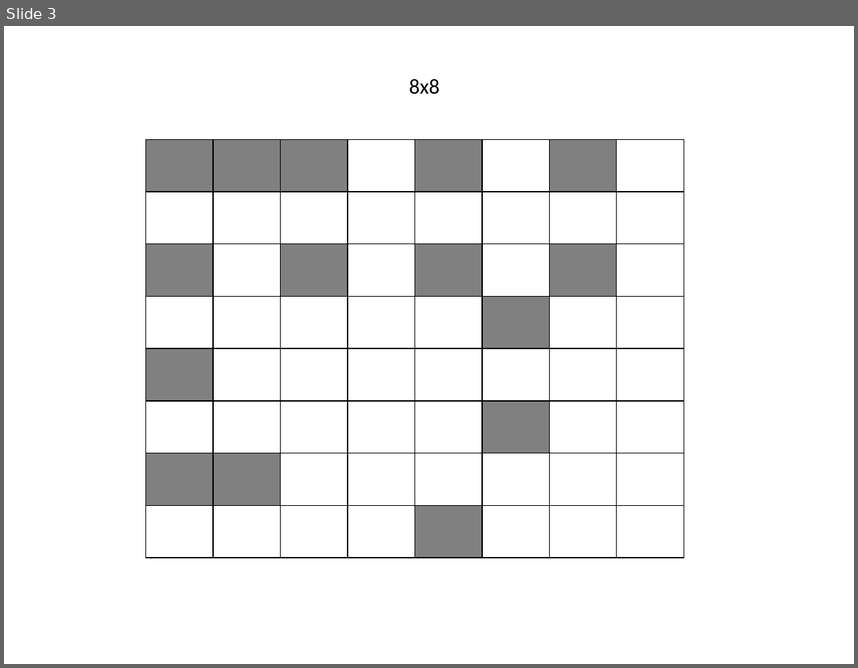
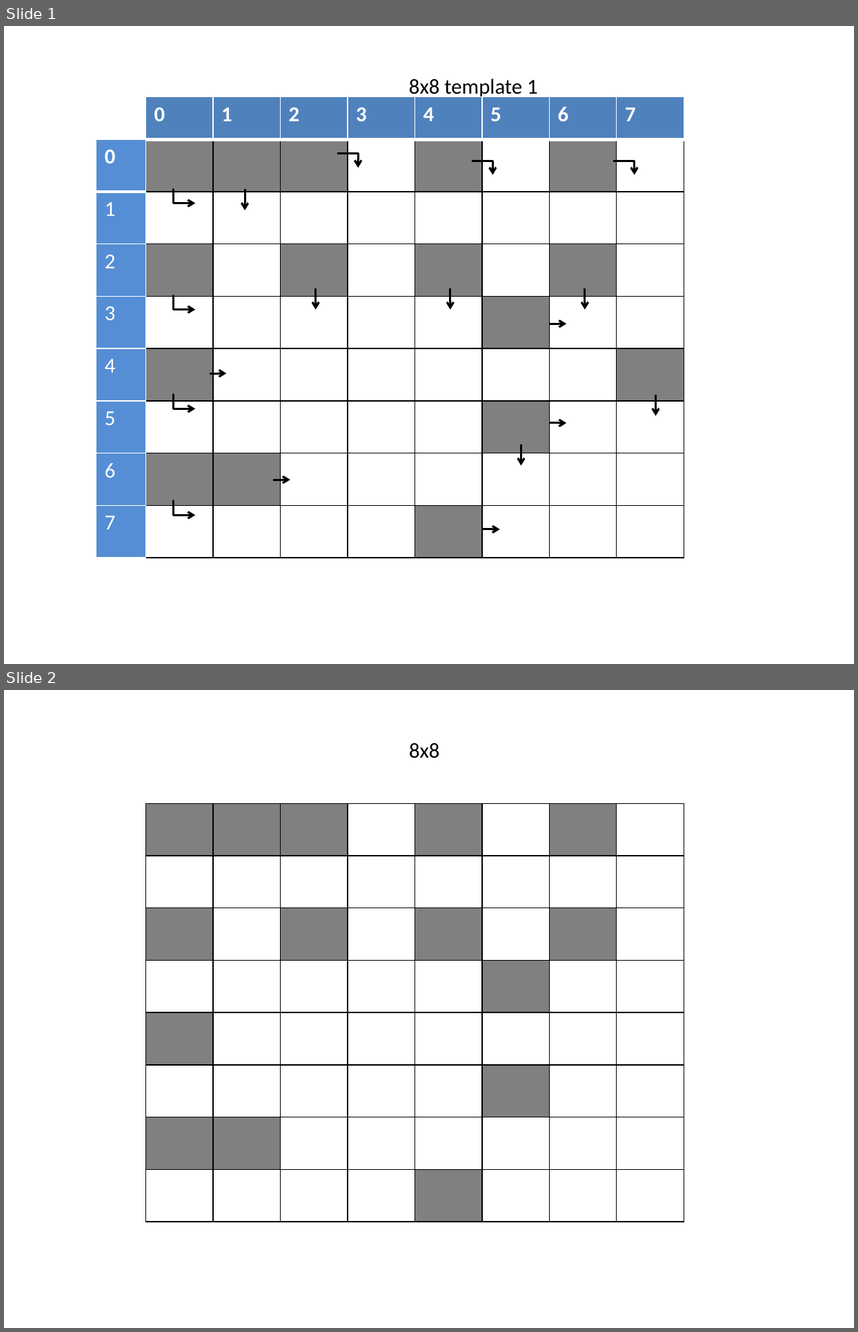
Before and after one commit to rommg/PuzzleCreator, a slide deck: templates/templates.pptx. Shown one above the other, each under a label of ours: slide 3 before the commit, slides 1 and 2 after it. The pictures are 858x668 and 858x1332 pixels, drawn with LibreOffice and Linux fonts; fonts in the diff are those of the drawing. Boxes give left, top, right and bottom in pixels: in the first picture for what was removed or moved away, otherwise in the second. Text is boxed around its words. In the diff, an @@ line names an element or a change of style, - is before the commit and + after.

Commit message:
New template for easy difficulty

```diff
--- a/templates/templates.pptx
+++ b/templates/templates.pptx
@@ slide 1 added at (4,26,854,664), background #FFFFFF @@
@@ text added at (409,78,538,99), 18 pt, text #000000 @@
+8x8 template 1
@@ table added at (146,96,683,139), 1 rows, 8 columns @@
+0 | 1 | 2 | 3 | 4 | 5 | 6 | 7
@@ table added at (96,139,145,557), 8 rows, 1 columns @@
+0
+1
+2
+3
+4
+5
+6
+7
@@ table added at (146,139,683,557), 8 rows, 8 columns @@
+ |  |  |  |  |  |  | 
+ |  |  |  |  |  |  | 
+ |  |  |  |  |  |  | 
+ |  |  |  |  |  |  | 
+ |  |  |  |  |  |  | 
+ |  |  |  |  |  |  | 
+ |  |  |  |  |  |  | 
+ |  |  |  |  |  |  | 
@@ elbow arrow added from (337, 154) to (359, 168), #000000 1.75 pt @@
@@ elbow arrow added from (472, 161) to (493, 175), #000000 1.75 pt @@
@@ elbow arrow added from (613, 161) to (635, 175), #000000 1.75 pt @@
@@ elbow arrow added from (174, 190) to (195, 203), #000000 1.75 pt @@
@@ arrow added from (245, 190) to (245, 210), #000000 1.75 pt @@
@@ arrow added from (316, 288) to (316, 309), #000000 1.75 pt @@
@@ arrow added from (450, 288) to (450, 309), #000000 1.75 pt @@
@@ arrow added from (584, 288) to (584, 309), #000000 1.75 pt @@
@@ elbow arrow added from (174, 296) to (195, 309), #000000 1.75 pt @@
@@ arrow added from (550, 323) to (567, 323), #000000 1.75 pt @@
@@ arrow added from (210, 373) to (227, 373), #000000 1.75 pt @@
@@ elbow arrow added from (174, 394) to (195, 408), #000000 1.75 pt @@
@@ arrow added from (656, 394) to (656, 415), #000000 1.75 pt @@
@@ arrow added from (550, 423) to (567, 423), #000000 1.75 pt @@
@@ arrow added from (521, 444) to (521, 466), #000000 1.75 pt @@
@@ arrow added from (274, 479) to (290, 479), #000000 1.75 pt @@
@@ elbow arrow added from (174, 500) to (195, 515), #000000 1.75 pt @@
@@ arrow added from (483, 529) to (499, 529), #000000 1.75 pt @@
@@ what was slide 3 is now slide 2 @@
```
Also in this commit, not shown: 4 slides removed, 3 other files.
